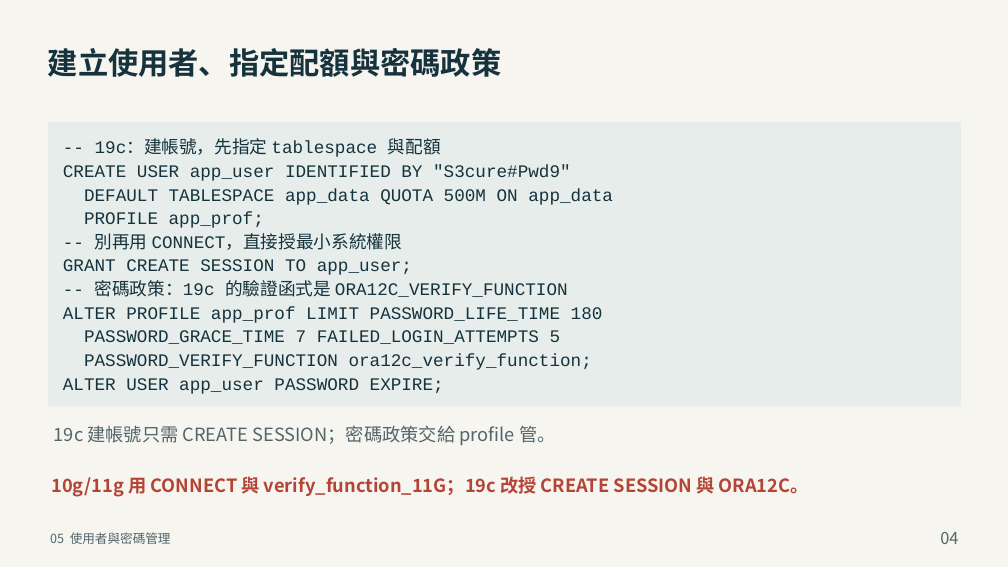
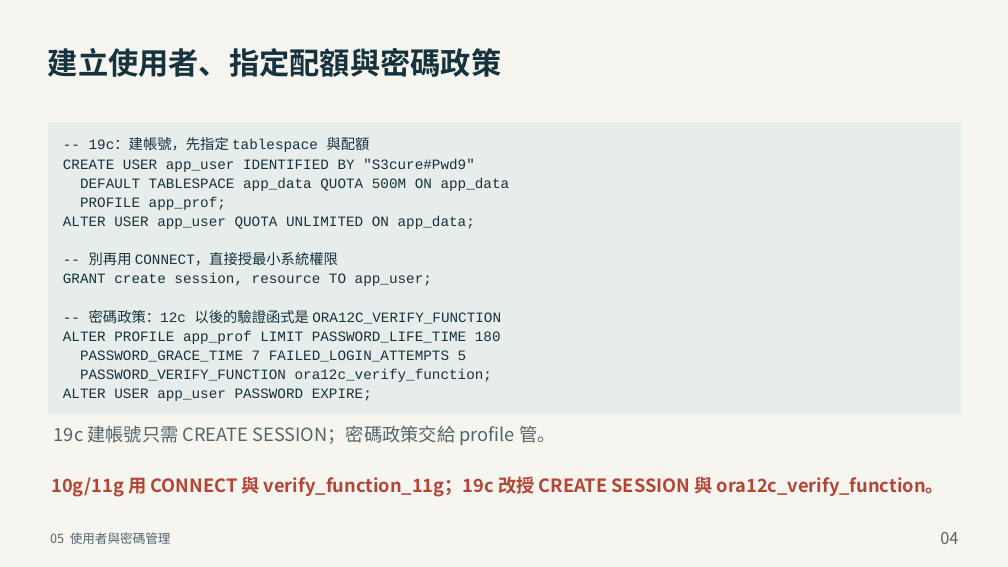
Before and after one commit to YouAreTheBlueSky/Oracle-DBA-Training-Docs, a slide deck: slide 4 of deliver_beginner/05_Oracle_DBA_安全性管理.pptx. Drawn at 1008x567 pixels with LibreOffice and Linux fonts; fonts in the diff are those of the drawing. Boxes give left, top, right and bottom in pixels: in the first picture for what was removed or moved away, otherwise in the second. Text is boxed around its words. In the diff, an @@ line names an element or a change of style, - is before the commit and + after.

Commit message:
第 5 章：併入使用者手改，並加上「拒絕覆蓋手改檔」的保護
p4 程式碼 11→14 行（新增配額、grant 改寫、註解改 12c）；dba_profiles 欄位 limit_value→limit（兩處）；p14 條件標籤與文案更新。

保護：建置時先比對目標檔的內容指紋（每頁文字＋備忘），若與上次建置不同（代表手改過）就拒絕覆蓋並提示先跑 diff --apply 或加 --force。指紋檔 *.sig 已列入 gitignore。

```diff
--- a/deliver_beginner/05_Oracle_DBA_安全性管理.pptx
+++ b/deliver_beginner/05_Oracle_DBA_安全性管理.pptx
@@ rectangle: place and size @@
-rectangle at [48, 122, 961, 406]
+rectangle at [48, 122, 961, 414]
@@ text at [63, 137, 510, 401]: size 21 to 17 pt in "-- 19c：建帳號，先指定 tablespace 與配額", "CREATE USER app_user IDENTIFIED BY "S3cure#Pwd9"", "DEFAULT TABLESPACE app_data QUOTA 500M ON app_data", "PROFILE app_prof;" and 5 more places; line spacing 28.1pt to 22.8pt @@
@@ text at [63, 216, 475, 229]: paragraph added @@
+ALTER USER app_user QUOTA UNLIMITED ON app_data;
@@ text at [63, 273, 501, 324]: text changed; size 21 to 17 pt @@
-GRANT CREATE SESSION TO app_user;
--- 密碼政策：19c 的驗證函式是 ORA12C_VERIFY_FUNCTION
+GRANT create session, resource TO app_user;
+-- 密碼政策：12c 以後的驗證函式是 ORA12C_VERIFY_FUNCTION
@@ text at [51, 476, 944, 497]: text changed @@
-10g/11g 用 CONNECT 與 verify_function_11G；19c 改授 CREATE SESSION 與 ORA12C。
+10g/11g 用 CONNECT 與 verify_function_11g；19c 改授 CREATE SESSION 與 ora12c_verify_function。
```
Also in this commit, not shown: 2 other slides changed, 6 other files.
